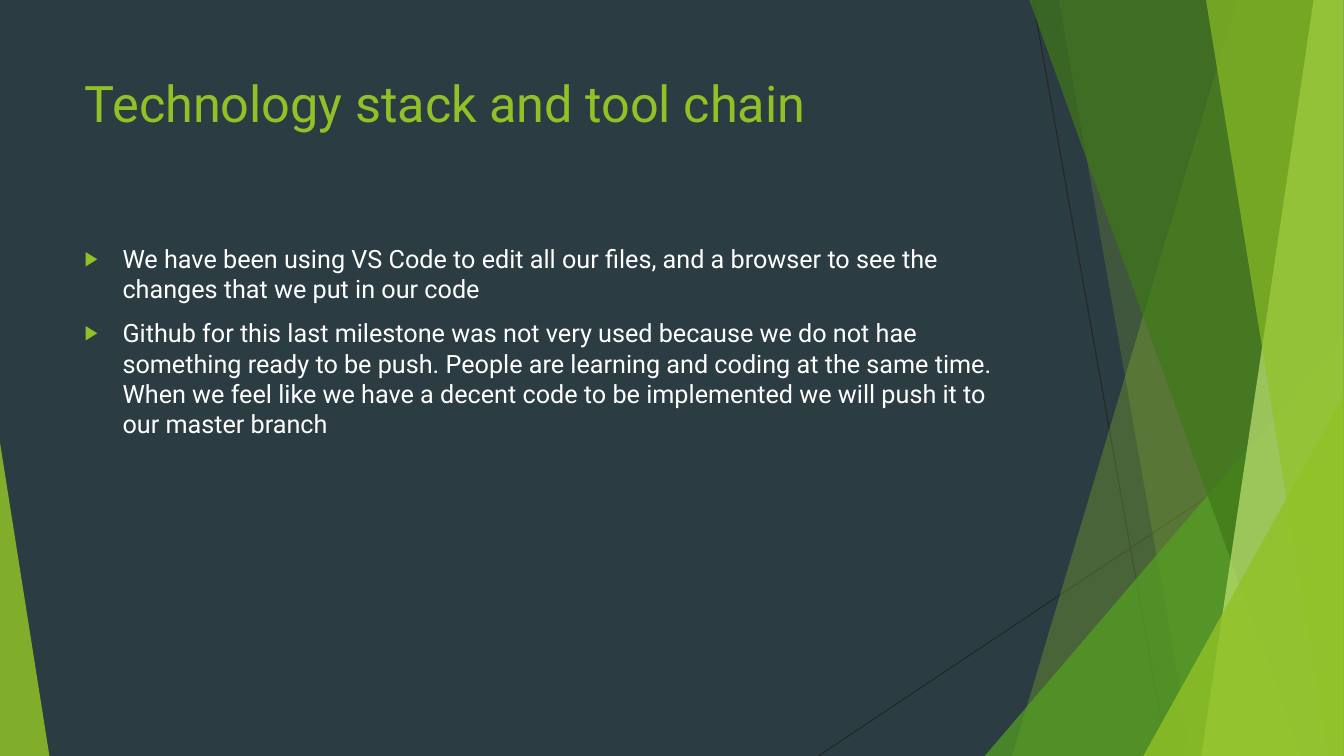
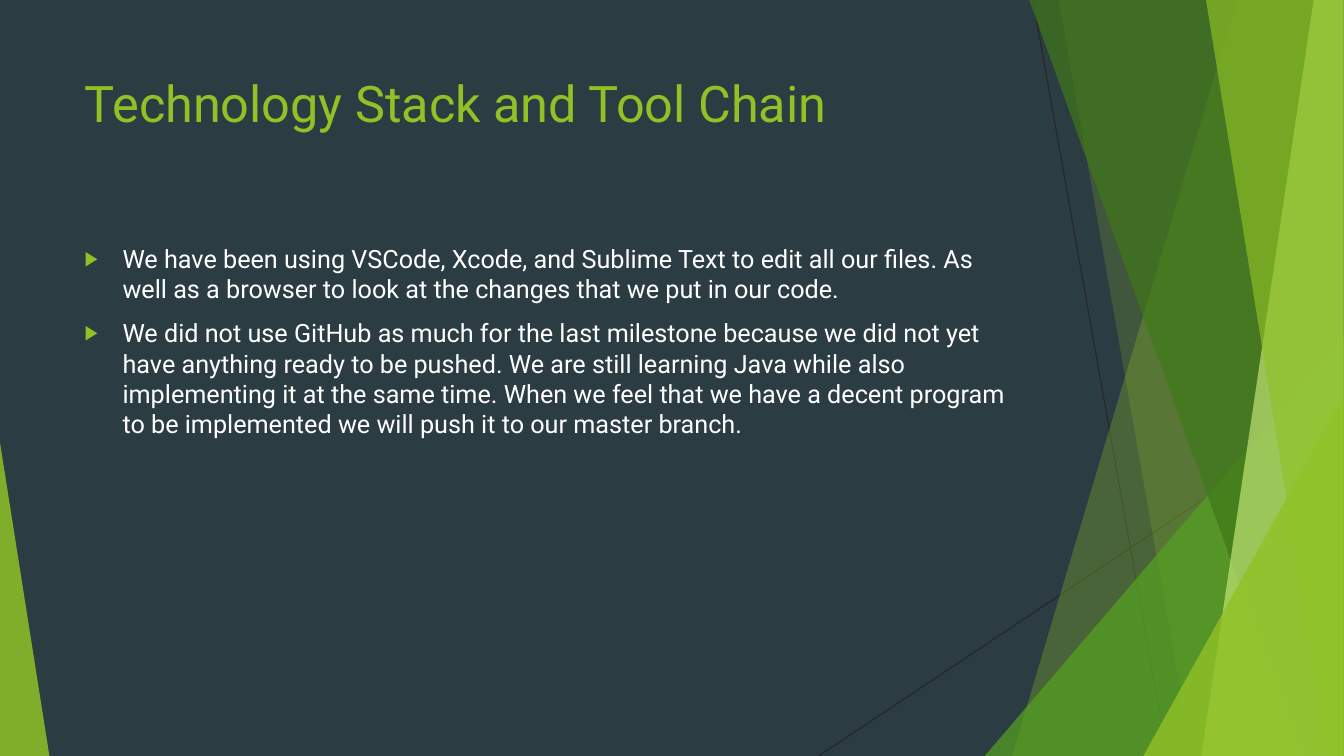
Before and after one commit to gabrielechiossi/CS-3560-PROJECT, a slide deck: slide 2 of Milestone 2.pptx. Drawn at 1344x756 pixels with LibreOffice and Linux fonts; fonts in the diff are those of the drawing. Boxes give left, top, right and bottom in pixels: in the first picture for what was removed or moved away, otherwise in the second. Text is boxed around its words. In the diff, an @@ line names an element or a change of style, - is before the commit and + after.

```diff
--- a/Milestone 2.pptx
+++ b/Milestone 2.pptx
@@ title at bbox=[85, 84, 826, 133]: text changed @@
-Technology stack and tool chain
+Technology Stack and Tool Chain
@@ text at bbox=[123, 249, 1005, 438]: text changed @@
-▶ We have been using VS Code to edit all our files, and a browser to see the changes that we put in our code
-▶ Github for this last milestone was not very used because we do not hae something ready to be push. People are learning and coding at the same time. When we feel like we have a decent code to be implemented we will push it to our master branch
+▶ We have been using VSCode, Xcode, and Sublime Text to edit all our files. As well as a browser to look at the changes that we put in our code.
+▶ We did not use GitHub as much for the last milestone because we did not yet have anything ready to be pushed. We are still learning Java while also implementing it at the same time. When we feel that we have a decent program to be implemented we will push it to our master branch.
```
Also in this commit, not shown: 4 other slides changed, 1 slide added.
